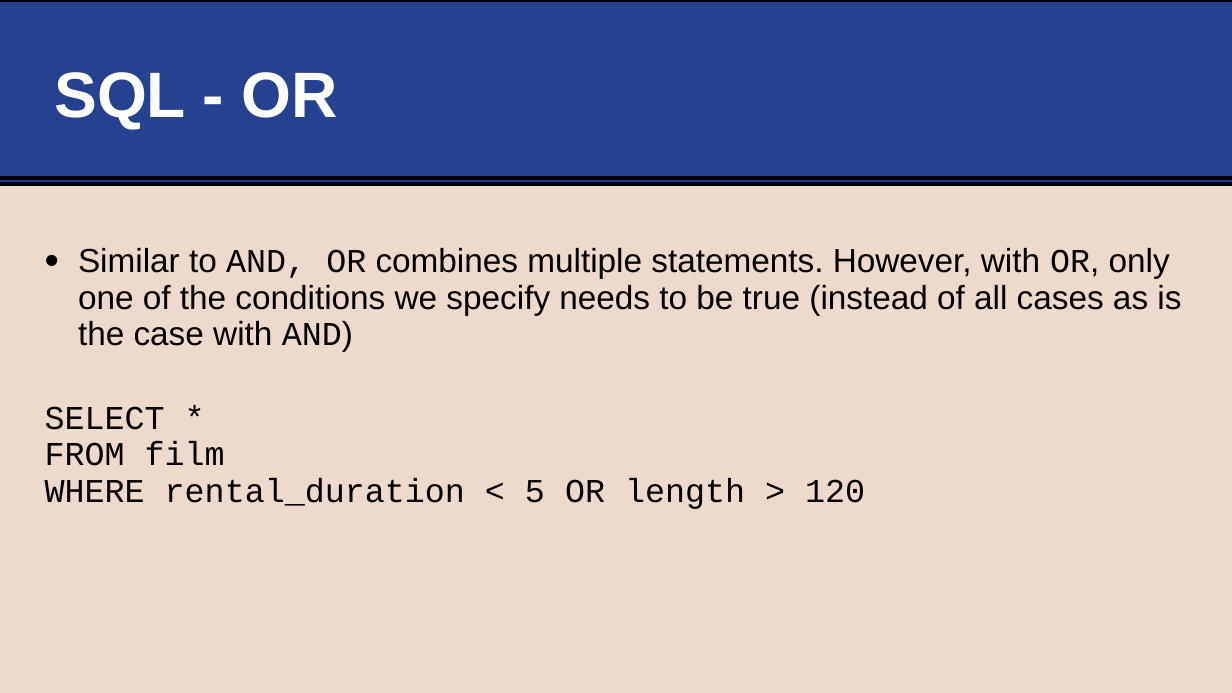
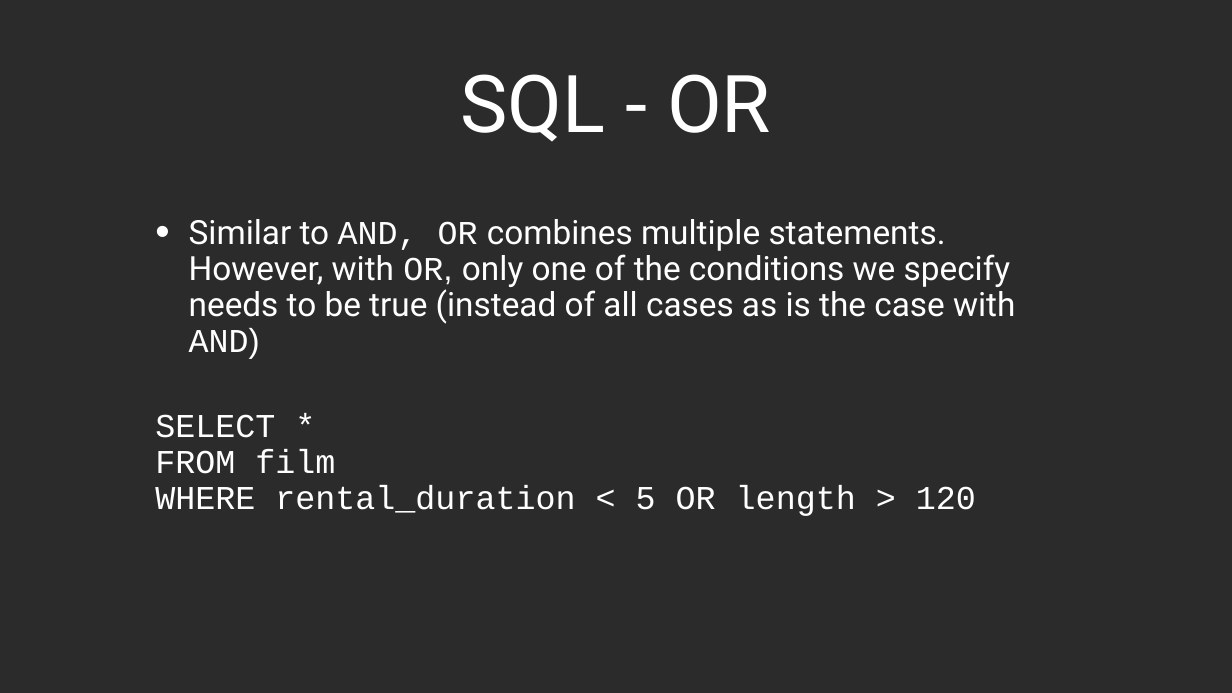
Before and after one commit to life-efficient/Data-Engineering, a slide deck: slide 26 of 2. SQL/1. SQL Basics/1. SQL Basics.pptx (slide 25 before the commit). Drawn at 1232x693 pixels with LibreOffice and Linux fonts; fonts in the diff are those of the drawing; background and template pictures are left out; a plain dark background stands for a picture behind light text. Boxes give left, top, right and bottom in pixels: in the first picture for what was removed or moved away, otherwise in the second. Text is boxed around its words. In the diff, an @@ line names an element or a change of style, - is before the commit and + after.

```diff
--- a/2. SQL/1. SQL Basics/1. SQL Basics.pptx
+++ b/2. SQL/1. SQL Basics/1. SQL Basics.pptx
@@ background #EDDACC to picture (left out) @@
@@ rectangle removed at (x1=0, y1=0, x2=1232, y2=184) @@
@@ title "SQL - OR" moved from (x1=54, y1=72, x2=338, y2=130) to (x1=461, y1=74, x2=771, y2=142) @@
@@ title "SQL - OR" at (x1=461, y1=74, x2=771, y2=142): size 100 to 124.2 pt, font Arial to Roboto, bold off; alignment left to centre; vertical alignment middle to bottom @@
@@ line removed from (0, 178) to (1232, 178) @@
@@ text "Similar to AND, OR combines ..." moved from (x1=45, y1=247, x2=1181, y2=509) to (x1=155, y1=219, x2=1015, y2=516) @@
@@ text "Similar to AND, OR combines ..." at (x1=155, y1=219, x2=1015, y2=516): font Arial to Roboto in "Similar to combines multiple statements. However, with ..."; text colour #000000 to #FFFFFF @@
```
Also in this commit, not shown: 23 other slides changed, 4 slides added, 3 slides removed, 1 other file.
